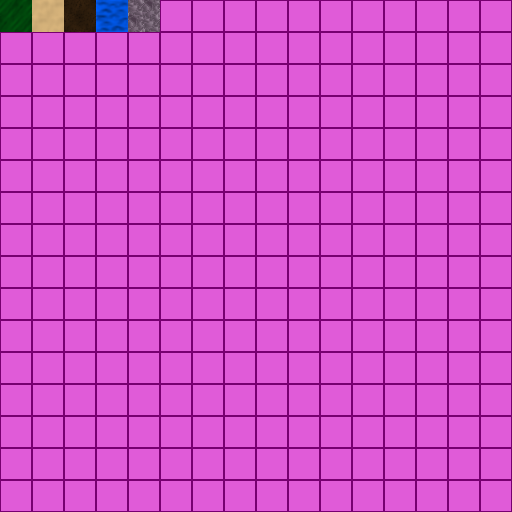
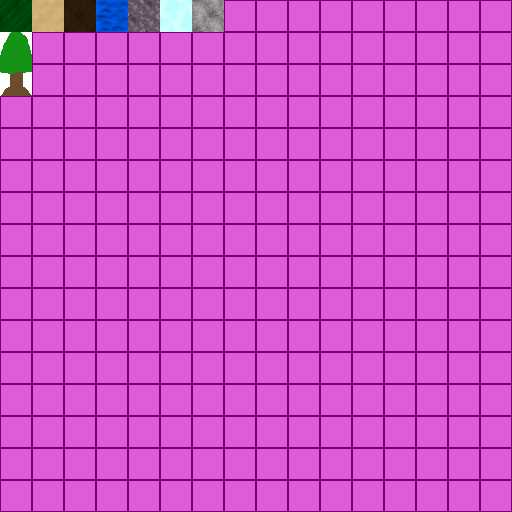
The second 512 × 512 image is a revision of the first. Changes to its layers:
added group "Snow" with 2 layers above "Stone" over <box>160,0,192,32</box>
added layer "Snow #2" (soft light) in group "Snow" over <box>160,0,192,32</box>
added layer "Snow #1" in group "Snow" over <box>160,0,192,32</box>
added group "Stone" with 2 layers above "Layer Group" over <box>192,0,224,32</box>
added layer "Snow #4" (soft light) in group "Stone" over <box>192,0,224,32</box>
added layer "Snow #3" in group "Stone" over <box>192,0,224,32</box>
added group "Layer Group" with 1 layers above "Layer" over <box>0,32,32,96</box>
added layer "Tree" in group "Layer Group" over <box>0,32,32,96</box>
painted on "Layer" over <box>0,32,32,96</box>
